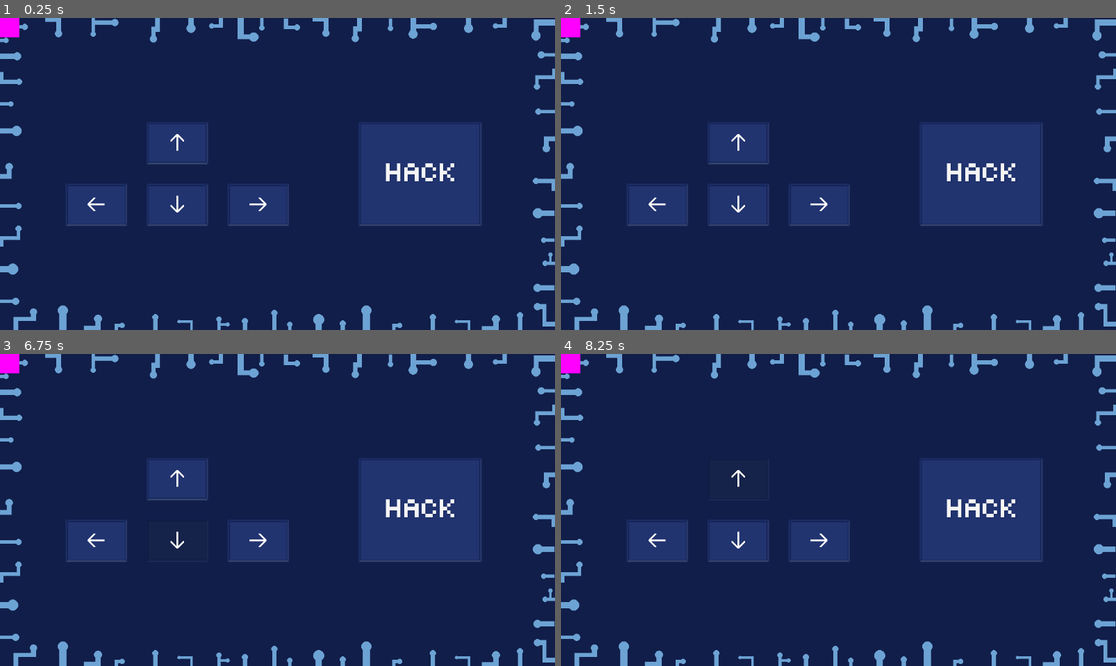
Above: before the commit, frames 1-4 (two rows, left to right).
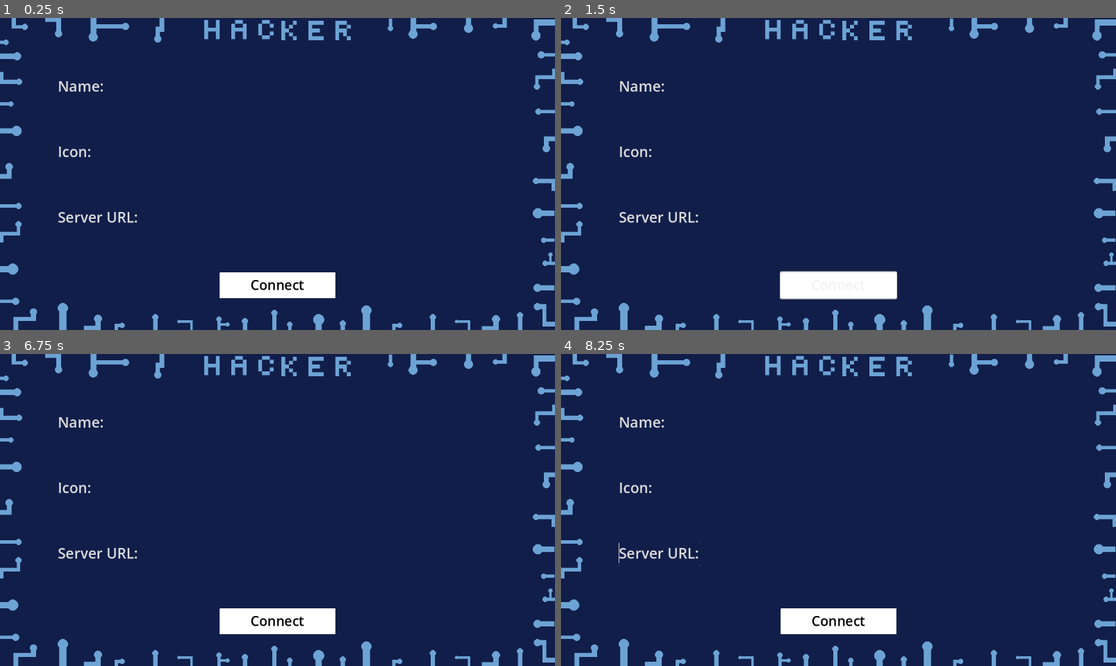
Above: after the commit, the same moments.

Repository: vocaz/hackercompsci
Game: Godot game, scene res://LobbyMenu.tscn
Two runs of this game, one before a commit and one after it. Both use one fixed random seed, a clock stepped at 60 frames per second and the inputs below. Before the commit the project starts from res://Main Menu.tscn.
Inputs (mouse positions are in pixels of both pictures, inside the frame that each line leads up to):
- Up to frame 1 (0.25 s): no input
- Up to frame 2 (1.5 s): click (838, 286) at 0.5 s, where only the run after the commit has a clickable "Connect"; click (738, 142) at 1.27 s
- Up to frame 3 (6.75 s): click (421, 510) at 2.02 s; click (227, 619) at 2.77 s; click (177, 541) at 3.52 s; click (94, 541) at 4.27 s; click (260, 541) at 5.02 s; tap Enter at 5.75 s; hold Right (right) 5.78-6.53 s; tap Space at 6.5 s; hold Down (down) from 6.53 s (still down)
- Up to frame 4 (8.25 s): tap Enter at 7.25 s; release Down (down) at 7.28 s; hold Right (right) 7.28-8.03 s; tap Space at 8 s; hold Up (up) from 8.03 s (still down)

The runs differ from the first frame. In frame 1, 16% of the frame differs, in the area x 0-87%, y 0-95%; in frame 2, 17%; in frame 3, 15%; in frame 4, 15%.
Error before the commit: Invalid type in function 'send' in base 'Node2D (main_menu.gd)'. Cannot convert argument 1 from Dictionary to String. (res://main_menu.gd:40)

Commit message:
Full integration with new api (move)

Diff:
--- a/Main Menu.tscn
+++ b/Main Menu.tscn
@@ -113,3 +113,6 @@
 metadata/_edit_group_ = true
 
 [connection signal="pressed" from="Foreground/Up" to="." method="_on_up_pressed"]
+[connection signal="pressed" from="Foreground/Down" to="." method="_on_down_pressed"]
+[connection signal="pressed" from="Foreground/Left" to="." method="_on_left_pressed"]
+[connection signal="pressed" from="Foreground/Right" to="." method="_on_right_pressed"]
--- a/lobby_menu.gd
+++ b/lobby_menu.gd
@@ -8,9 +8,12 @@
 var socket := WebSocketPeer.new()
 var connected := false
 
-func send(message: String):
+func send(instruction: Dictionary):
 	#socket.put_packet(message.to_utf8_buffer())
-	socket.send_text(message)
+	instruction["role"] = role
+	instruction["version"] = api_version
+	socket.send_text(JSON.stringify(instruction))
+
 
 func log_message(message: String) -> void:
 	var time := "%s | " % Time.get_time_string_from_system()
--- a/main_menu.gd
+++ b/main_menu.gd
@@ -8,9 +8,11 @@
 var socket := WebSocketPeer.new()
 var connected := false
 
-func send(message: String):
+func send(instruction: Dictionary):
 	#socket.put_packet(message.to_utf8_buffer())
-	socket.send_text(message)
+	instruction["role"] = role
+	instruction["version"] = api_version
+	socket.send_text(JSON.stringify(instruction))
 
 func log_message(message: String) -> void:
 	var time := "%s | " % Time.get_time_string_from_system()
@@ -41,12 +43,14 @@
 
 
 func _on_right_pressed() -> void:
-	pass # Replace with function body.
+	var instruction = {"action":"move", "direction":"right"}# Replace with function body.
+	send(instruction)# Replace with function body.
 
 
 func _on_down_pressed() -> void:
-	pass # Replace with function body.
-
+	var instruction = {"action":"move", "direction":"down"}# Replace with function body.
+	send(instruction)# Replace with function body.
 
 func _on_left_pressed() -> void:
-	pass # Replace with function body.
+	var instruction = {"action":"move", "direction":"left"}# Replace with function body.
+	send(instruction)# Replace with function body.
--- a/project.godot
+++ b/project.godot
@@ -11,7 +11,7 @@
 [application]
 
 config/name="Hackercompsci"
-run/main_scene="res://Main Menu.tscn"
+run/main_scene="res://LobbyMenu.tscn"
 config/features=PackedStringArray("4.3", "Forward Plus")
 config/icon="res://icon.svg"
 
